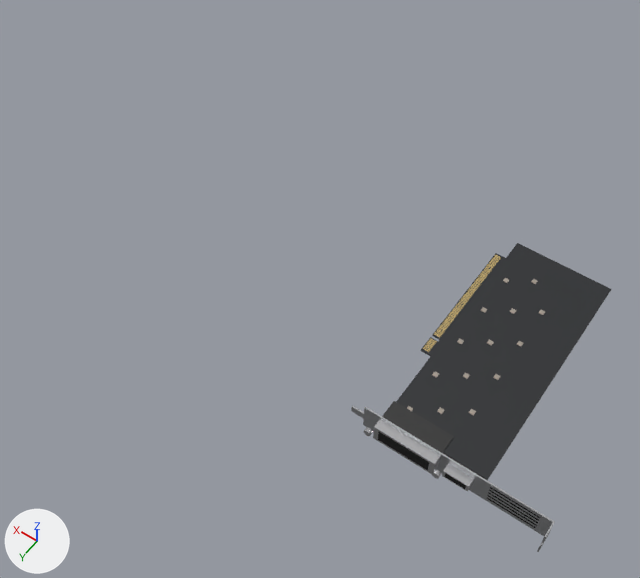
What one commit did to the Blender file Assets/Models/Blend/GPUs.blend.
Before and after are seen from a camera (50 mm lens) standing at (-0.111, 0.259, 0.413) and looking at (0.093, -0.027, -0.037). Arrows for +X, +Y and +Z are at lower left; the lights stay in place. The older version comes first.

Names of what the first picture shows: 'GPU_GT1030class_Bracket_FullHeight', 'GPU_GT1030class_Outputs', 'GPU_GT1030class_PCB' and 2 more.
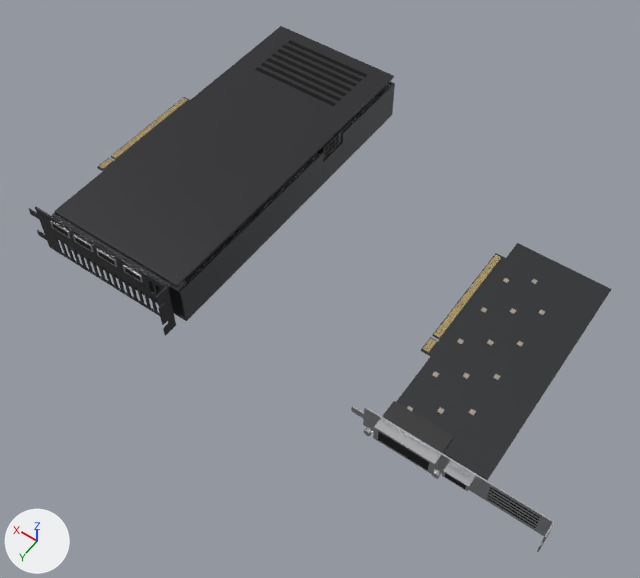
The change, as a list of edits to the scene's bpy script:
```text
Add ob_gpu_rtx3060ti_class_bracket_fullheight:
    ob_gpu_rtx3060ti_class_bracket_fullheight = bpy.data.objects.new('GPU_RTX3060Ti_class_Bracket_FullHeight', me_gpu_rtx3060ti_class_bracket_fullheight)  # 2008 vertices, 1506 faces; spans x -0.1014..0.0175, y 0.0489..0.0588, z -0.0353..0.0035; in mat_gpu_bracketdark (dark grey #454548); modifiers BEVEL
    ob_gpu_rtx3060ti_class_bracket_fullheight.parent = ob_gpu_rtx3060ti_class
    ob_gpu_rtx3060ti_class_bracket_fullheight.location = (0.0, 0.0, 0.0)
Add ob_gpu_rtx3060ti_class:
    ob_gpu_rtx3060ti_class = bpy.data.objects.new('GPU_RTX3060Ti_class', None)
    ob_gpu_rtx3060ti_class.location = (0.25, 0.0, 0.0)
Add ob_gpu_rtx3060ti_class_outputs:
    ob_gpu_rtx3060ti_class_outputs = bpy.data.objects.new('GPU_RTX3060Ti_class_Outputs', me_gpu_rtx3060ti_class_outputs)  # 64 vertices, 48 faces; spans x -0.0805..-0.0035, y 0.038..0.0505, z -0.007..-0.0008; in mat_gpu_portmetal (light grey #dadadd), mat_gpu_opening (black #000000); modifiers BEVEL
    ob_gpu_rtx3060ti_class_outputs.parent = ob_gpu_rtx3060ti_class
    ob_gpu_rtx3060ti_class_outputs.location = (0.0, 0.0, 0.0)
Add ob_gpu_rtx3060ti_class_backplate:
    ob_gpu_rtx3060ti_class_backplate = bpy.data.objects.new('GPU_RTX3060Ti_class_Backplate', me_gpu_rtx3060ti_class_backplate)  # 64 vertices, 48 faces; spans x -0.105..-0.002, y -0.192..0.045, z 0.001..0.003; in mat_gpu_backplate (dark grey #3f3f42), mat_gpu_opening (black #000000); modifiers BEVEL
    ob_gpu_rtx3060ti_class_backplate.parent = ob_gpu_rtx3060ti_class
    ob_gpu_rtx3060ti_class_backplate.location = (0.0, 0.0, 0.0)
Add ob_gpu_rtx3060ti_class_shroud:
    ob_gpu_rtx3060ti_class_shroud = bpy.data.objects.new('GPU_RTX3060Ti_class_Shroud', me_gpu_rtx3060ti_class_shroud)  # 1640 vertices, 1614 faces; spans x -0.106..-0.002, y -0.192..0.044, z -0.034..-0.004; in mat_gpu_shroud (dark grey #4b4d50), mat_gpu_accentlight (light grey #dddee1), mat_gpu_accentdark (grey #6f7376); modifiers BEVEL
    ob_gpu_rtx3060ti_class_shroud.parent = ob_gpu_rtx3060ti_class
    ob_gpu_rtx3060ti_class_shroud.location = (0.0, 0.0, 0.0)
Add ob_gpu_rtx3060ti_class_heatsink:
    ob_gpu_rtx3060ti_class_heatsink = bpy.data.objects.new('GPU_RTX3060Ti_class_Heatsink', me_gpu_rtx3060ti_class_heatsink)  # 1008 vertices, 762 faces; spans x -0.104..-0.003, y -0.189..0.036, z -0.02..-0.001; in mat_gpu_copper (beige #edb389), mat_gpu_heatpipe (light grey #dddddf), mat_gpu_fins (light grey #c4c5c8)
    ob_gpu_rtx3060ti_class_heatsink.parent = ob_gpu_rtx3060ti_class
    ob_gpu_rtx3060ti_class_heatsink.location = (0.0, 0.0, 0.0)
Add ob_gpu_rtx3060ti_class_power_socket:
    ob_gpu_rtx3060ti_class_power_socket = bpy.data.objects.new('GPU_RTX3060Ti_class_Power_Socket', me_gpu_rtx3060ti_class_power_socket)  # 80 vertices, 60 faces; spans x -0.1052..-0.0915, y -0.1246..-0.1035, z -0.0116..-0.0008; in mat_gpu_portplastic (dark grey #303030), mat_gpu_opening (black #000000); modifiers BEVEL
    ob_gpu_rtx3060ti_class_power_socket.parent = ob_gpu_rtx3060ti_class
    ob_gpu_rtx3060ti_class_power_socket.location = (0.0, 0.0, 0.0)
Add ob_gpu_rtx3060ti_class_contacts:
    ob_gpu_rtx3060ti_class_contacts = bpy.data.objects.new('GPU_RTX3060Ti_class_Contacts', me_gpu_gt1030class_contacts.copy())  # the mesh of ob_gpu_gt1030class_contacts
    ob_gpu_rtx3060ti_class_contacts.parent = ob_gpu_rtx3060ti_class
    ob_gpu_rtx3060ti_class_contacts.location = (0.0, 0.0, 0.0)
Add ob_gpu_rtx3060ti_class_pcb:
    ob_gpu_rtx3060ti_class_pcb = bpy.data.objects.new('GPU_RTX3060Ti_class_PCB', me_gpu_rtx3060ti_class_pcb)  # 24 vertices, 14 faces; spans x -0.1..0.005, y -0.128..0.047, z -0.001..0.001; in mat_gpu_pcb (black #27292c); modifiers BEVEL
    ob_gpu_rtx3060ti_class_pcb.parent = ob_gpu_rtx3060ti_class
    ob_gpu_rtx3060ti_class_pcb.location = (0.0, 0.0, 0.0)
```

Boxes (x1, y1, x2, y2) around the edits, measured in the pictures (640 x 578 px):
'GPU_RTX3060Ti_class_Backplate', added
    after: (54, 26, 394, 287)
    faces in mat_gpu_backplate (dark grey #3f3f42): (54, 26, 394, 287)
    faces in mat_gpu_opening (black #000000): (255, 40, 367, 106)
'GPU_RTX3060Ti_class_Shroud', added
    after: (70, 81, 395, 321)
'GPU_RTX3060Ti_class_Bracket_FullHeight', added
    after: (29, 207, 176, 336)
'GPU_RTX3060Ti_class_PCB', added
    after: (52, 97, 190, 288)
'GPU_RTX3060Ti_class_Heatsink', added (mostly hidden)
    after: (171, 84, 390, 292)
'GPU_RTX3060Ti_class_Outputs', added
    after: (50, 221, 143, 283)
    faces in mat_gpu_portmetal (light grey #dadadd): (50, 221, 143, 283)
    faces in mat_gpu_opening (black #000000): (52, 223, 141, 281)
'GPU_RTX3060Ti_class_Contacts', added
    after: (99, 98, 187, 168)
'GPU_RTX3060Ti_class_Power_Socket', added
    after: (317, 130, 341, 159)
    faces in mat_gpu_portplastic (dark grey #303030): (317, 130, 341, 159)
